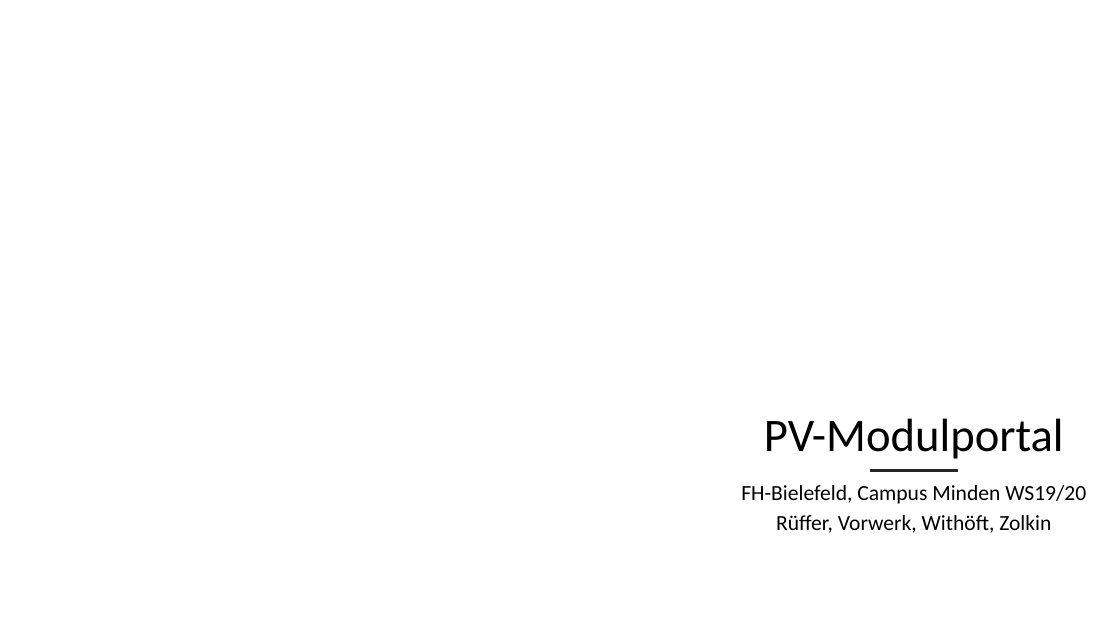
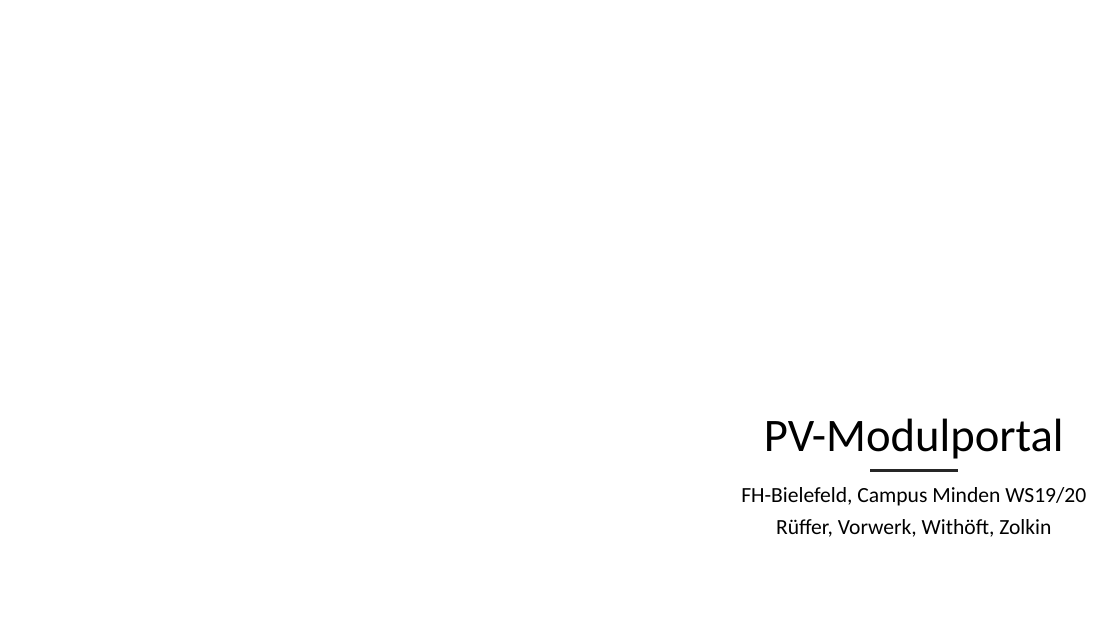
Before and after one commit to mwithoeft/Webengineering, a slide deck: slide 1 of docs/Seminarvortrag.pptx. Drawn at 1120x630 pixels with LibreOffice and Linux fonts; fonts in the diff are those of the drawing; background and template pictures are left out. Boxes give left, top, right and bottom in pixels: in the first picture for what was removed or moved away, otherwise in the second. Text is boxed around its words. In the diff, an @@ line names an element or a change of style, - is before the commit and + after.

```diff
--- a/docs/Seminarvortrag.pptx
+++ b/docs/Seminarvortrag.pptx
@@ subtitle "FH-Bielefeld, Campus Minden WS19/20" at (741,487,1086,537): line spacing 0.7 to 0.8 @@
```
Also in this commit, not shown: 2 slides added.
